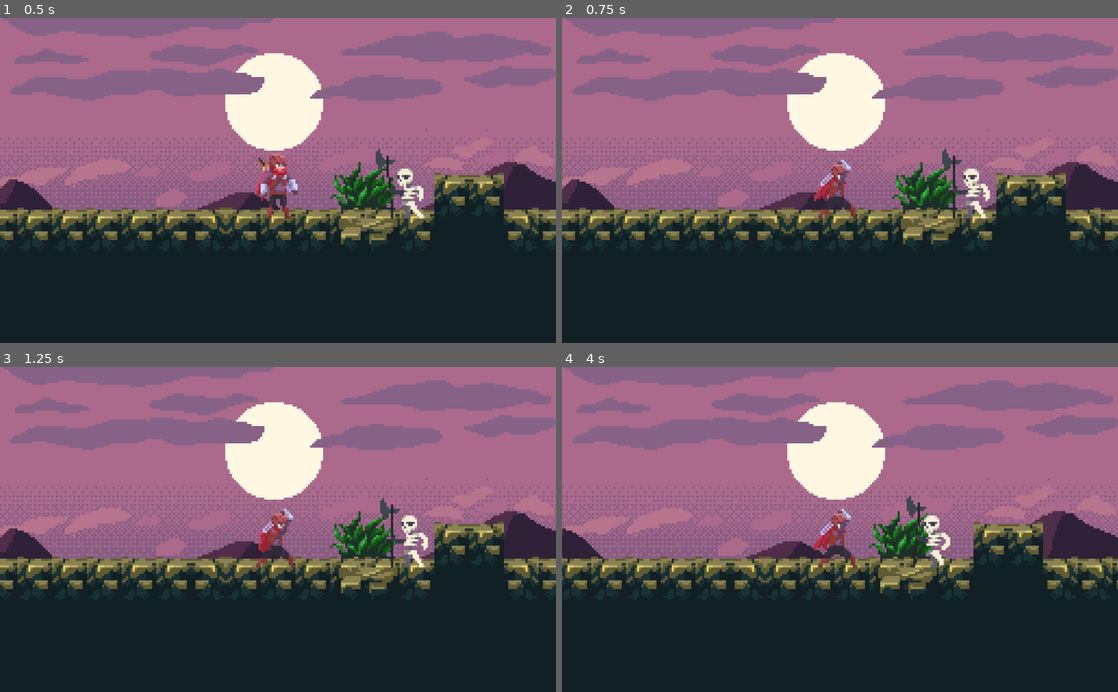
Above: before the commit, frames 1-4 (two rows, left to right).
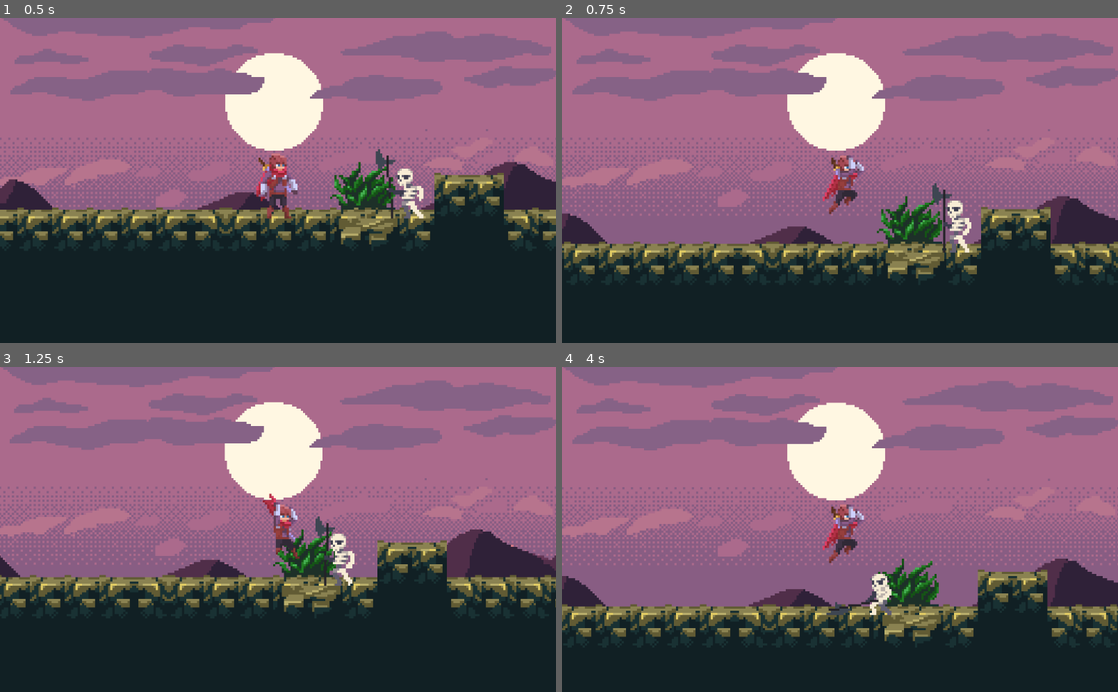
Above: after the commit, the same moments.

Repository: emanu-dev/godot-platform-prototype
Game: Godot game, scene res://Sandbox.tscn
The game is run twice, just before and just after one commit, with the same random seed, the same clock (stepped at 60 frames per second) and the same inputs.
Inputs:
- Up to frame 1 (0.5 s): no input
- Up to frame 2 (0.75 s): tap Enter (ui_accept) at 0.5 s; hold Right (ui_right) from 0.53 s (still down); hold Space (ui_select) from 0.53 s (still down)
- Up to frame 3 (1.25 s): keep holding Right (ui_right); keep holding Space (ui_select); tap Enter (ui_accept) at 0.77, 1.07 s; tap Z (attack, bound only after the commit) at 0.8 s
- Up to frame 4 (4 s): release Space (ui_select) at 1.28 s; tap Z (attack, bound only after the commit) at 1.35, 3.05 s; tap Enter (ui_accept) at 1.52, 1.55, 1.82, 3.02, 3.32, 3.77, 3.8 s; release Right (ui_right) at 2.03 s; hold Left (ui_left) 2.03-2.78 s; hold Enter (ui_accept) 2.03-2.78 s; tap Space (ui_select) at 2.3, 2.85 s; hold Right (ui_right) from 2.78 s (still down); hold Z (attack, bound only after the commit) from 3.53 s (still down)

Frame 1 is identical in both runs. In frame 2, 20% of the frame differs, in the area x 0-100%, y 40-81%; in frame 3, 17%; in frame 4, 26%, in the area x 0-100%, y 0-85%.

Commit message:
Add GameController and Improve Character class

Diff:
--- a/Classes/Character.gd
+++ b/Classes/Character.gd
@@ -5,11 +5,20 @@
 
 const UP = Vector2(0, -1)
 const GRAVITY = 16
+const DIRECTION_RIGHT = 1
+const DIRECTION_LEFT = -1
 
 var motion = Vector2()
+var direction = Vector2(DIRECTION_RIGHT, 1)
 var gravityModifier = 1 setget set_gravity_modifier, get_gravity_modifier
 var health = 100
 
+func set_direction(hor_direction):
+    if hor_direction == 0:
+        hor_direction = DIRECTION_RIGHT # default to right if param is 0
+    var hor_dir_mod = hor_direction / abs(hor_direction) # get unit direction
+    apply_scale(Vector2(hor_dir_mod * direction.x, 1)) # flip
+    direction = Vector2(hor_dir_mod, direction.y) # update direction
 
 func set_animator(node):
 	animator = node
--- a/EnemySkeleton.tscn
+++ b/EnemySkeleton.tscn
@@ -19,6 +19,18 @@
 "transitions": PoolRealArray( 1, 1, 1, 1, 1, 1, 1, 1, 1, 1, 1, 1, 1, 1, 1, 1, 1, 1 ),
 "update": 1,
 "values": [ 0, 1, 2, 3, 4, 5, 6, 7, 8, 9, 10, 11, 12, 13, 14, 15, 16, 17 ]
+}
+tracks/1/type = "value"
+tracks/1/path = NodePath("../HitArea/MeleeHitBox:disabled")
+tracks/1/interp = 1
+tracks/1/loop_wrap = true
+tracks/1/imported = false
+tracks/1/enabled = true
+tracks/1/keys = {
+"times": PoolRealArray( 0.6, 0.7, 1.3, 1.4 ),
+"transitions": PoolRealArray( 1, 1, 1, 1 ),
+"update": 1,
+"values": [ true, false, false, true ]
 }
 
 [sub_resource type="Animation" id=2]
@@ -90,6 +102,9 @@
 [sub_resource type="RectangleShape2D" id=7]
 extents = Vector2( 20, 50 )
 
+[sub_resource type="RectangleShape2D" id=8]
+extents = Vector2( 51.99, 71.17 )
+
 [node name="EnemySkeleton" type="KinematicBody2D"]
 position = Vector2( 240, 36 )
 script = ExtResource( 1 )
@@ -101,12 +116,12 @@
 script = ExtResource( 3 )
 
 [node name="Sprite" type="Sprite" parent="."]
+editor/display_folded = true
 position = Vector2( -40, -40 )
 texture = ExtResource( 4 )
 flip_h = true
 vframes = 10
 hframes = 7
-frame = 19
 
 [node name="AnimationPlayer" type="AnimationPlayer" parent="Sprite"]
 anims/SkeletonAttack = SubResource( 1 )
@@ -126,8 +141,15 @@
 position = Vector2( 10, -16 )
 shape = SubResource( 7 )
 
+[node name="MeleeHitBox" type="CollisionShape2D" parent="HitArea"]
+position = Vector2( -82, -37 )
+shape = SubResource( 8 )
+disabled = true
+
 [node name="RayCast2D" type="RayCast2D" parent="."]
 position = Vector2( 0, -46 )
 enabled = true
 cast_to = Vector2( -192, 0 )
+
+[node name="Timer" type="Timer" parent="."]
 [connection signal="animation_finished" from="Sprite/AnimationPlayer" to="Signals" method="_on_AnimationPlayer_animation_finished"]
--- a/EnemyStates.gd
+++ b/EnemyStates.gd
@@ -14,13 +14,13 @@
 	call_deferred("set_state", states.idle)
 
 func _state_logic(delta):
-	print(state)
+	# print(state)
 	motion.x = 0
 	#Move this to parent
 	if [states.idle, states.walk].has(state):
 		if parent.rayCast.is_colliding():
 			distance = parent.rayCast.get_collider().position.x - parent.position.x
-			print ("player in sight at ", distance)
+			# print ("player in sight at ", distance)
 			motion.x = parent.speed * sign(distance)
 			motion = parent.move_and_slide(motion, Vector2(0, -1))
 
--- /dev/null
+++ b/GameController.gd
@@ -0,0 +1,12 @@
+extends Node
+
+func _process(delta):
+	if Input.is_action_pressed("restart"):
+		restart_game()
+
+
+func restart_game():
+	get_tree().reload_current_scene()
+
+func _on_Player_player_dead():
+	restart_game()
--- /dev/null
+++ b/GameController.tscn
@@ -0,0 +1,6 @@
+[gd_scene load_steps=2 format=2]
+
+[ext_resource path="res://GameController.gd" type="Script" id=1]
+
+[node name="GameController" type="Node"]
+script = ExtResource( 1 )
--- a/Player.tscn
+++ b/Player.tscn
@@ -180,7 +180,6 @@
 texture = ExtResource( 4 )
 vframes = 16
 hframes = 7
-frame = 64
 
 [node name="playerAnimator" type="AnimationPlayer" parent="Sprite"]
 anims/Attack = SubResource( 1 )
--- a/PlayerBehavior.gd
+++ b/PlayerBehavior.gd
@@ -1,4 +1,5 @@
 extends Character
+signal player_dead
 
 #OnreadyConst
 onready var attackArea = get_node("AttackArea/AttackCollision")
@@ -22,23 +23,25 @@
 	attackAreaPos = attackArea.position
 
 func _process(delta):
+	print(health)
+	if health <= 0:
+		emit_signal("player_dead")
 	pass
 
 ################ PUBLIC FUNCTIONS #######################
-
 
 func handle_jump():
 	if is_on_floor():
 		set_gravity_modifier(1)
 
-		if Input.is_action_just_pressed("ui_select"):
+		if Input.is_action_just_pressed("jump"):
 			motion.y = JUMP_HEIGHT
 	else:
 		# Multiply fall speed for a better jump
 		if motion.y > 0:
 			set_gravity_modifier(FALL_MULTIPLIER)
 		# Multiply jump speed for a pressure sensitive jump
-		elif motion.y < 0 && !Input.is_action_pressed("ui_select"):
+		elif motion.y < 0 && !Input.is_action_pressed("jump"):
 			set_gravity_modifier(JUMP_MULTIPLIER)
 
 func handle_move():
@@ -48,13 +51,9 @@
 		motion.x = (SPEED * AIR_MOVEMENT) * _input_horizontal()
 
 func flip_sprite():
-	#Flip sprite according to direction
-	if motion.x < 0:
-		$Sprite.flip_h = true
-		attackArea.position.x = attackAreaPos.x *-1
-	elif motion.x > 0:
-		$Sprite.flip_h = false
-		attackArea.position.x = attackAreaPos.x
+	if _input_horizontal() != 0:
+		set_direction(_input_horizontal())
+	pass
 
 func damage_by_enemy(body):
 	if body.has_method("_inflict_damage"):
@@ -63,6 +62,15 @@
 		_dmg_knock_back(body.position)
 		_set_damage_box_disabled(true)
 		apply_motion()
+
+func began_attack():
+	return Input.is_action_pressed("attack")
+
+func duck():
+	return Input.is_action_pressed("ui_down")
+
+func stand_up():
+	return Input.is_action_just_released("ui_down")
 
 ################ PRIVATE FUNCTIONS #######################
 func _set_damage(dmg):
--- a/PlayerStates.gd
+++ b/PlayerStates.gd
@@ -41,15 +41,15 @@
 		states.idle, states.walk:
 			if parent.touchEnemy == true:
 				return states.hurt
-			if !parent.is_on_floor(): #Player is on the floor
+			if !parent.is_on_floor(): #Player is airborne
 				if parent.motion.y < 0:
 					return states.jump
 				if parent.motion.y >= 0:
 					return states.fall
-			else: #Player is airborne
-				if Input.is_action_pressed("ui_accept"):
+			else: #Player is on the floor
+				if parent.began_attack():
 					return states.attack
-				elif Input.is_action_pressed("ui_down"):
+				elif parent.duck():
 					return states.duck
 				elif parent.motion.x != 0:
 					return states.walk
@@ -64,9 +64,9 @@
 				if parent.motion.y >= 0:
 					return states.fall
 			else:
-				if Input.is_action_pressed("ui_accept"):
+				if parent.began_attack():
 					return states.attack
-				elif Input.is_action_pressed("ui_down"):
+				elif parent.duck():
 					return states.duck
 				elif parent.motion.x != 0:
 					return states.walk
@@ -90,7 +90,7 @@
 		states.duck:
 			if parent.touchEnemy == true:
 				return states.hurt
-			if Input.is_action_just_released("ui_down"):
+			if parent.stand_up():
 				return states.idle
 		states.attack:
 			if parent.touchEnemy == true:
--- a/Sandbox.tscn
+++ b/Sandbox.tscn
@@ -1,9 +1,10 @@
-[gd_scene load_steps=11 format=2]
+[gd_scene load_steps=12 format=2]
 
 [ext_resource path="res://TileSets/magic-cliffs/tileset.png" type="Texture" id=1]
 [ext_resource path="res://ParalaxBackground.tscn" type="PackedScene" id=2]
 [ext_resource path="res://Player.tscn" type="PackedScene" id=3]
 [ext_resource path="res://EnemySkeleton.tscn" type="PackedScene" id=4]
+[ext_resource path="res://GameController.tscn" type="PackedScene" id=5]
 
 [sub_resource type="ConvexPolygonShape2D" id=1]
 points = PoolVector2Array( 0, 0, 64, 0, 64, 64, 0, 64 )
@@ -114,3 +115,6 @@
 
 [node name="EnemySkeleton" parent="." instance=ExtResource( 4 )]
 position = Vector2( 240, 62 )
+
+[node name="GameController" parent="." instance=ExtResource( 5 )]
+[connection signal="player_dead" from="Player" to="GameController" method="_on_Player_player_dead"]
--- a/project.godot
+++ b/project.godot
@@ -34,9 +34,29 @@
 
 ui_accept={
 "deadzone": 0.5,
-"events": [ Object(InputEventKey,"resource_local_to_scene":false,"resource_name":"","device":0,"alt":false,"shift":false,"control":false,"meta":false,"command":false,"pressed":false,"scancode":16777221,"unicode":0,"echo":false,"script":null)
-, Object(InputEventKey,"resource_local_to_scene":false,"resource_name":"","device":0,"alt":false,"shift":false,"control":false,"meta":false,"command":false,"pressed":false,"scancode":16777222,"unicode":0,"echo":false,"script":null)
-, Object(InputEventJoypadButton,"resource_local_to_scene":false,"resource_name":"","device":0,"button_index":0,"pressure":0.0,"pressed":false,"script":null)
+"events": [ Object(InputEventJoypadButton,"resource_local_to_scene":false,"resource_name":"","device":0,"button_index":0,"pressure":0.0,"pressed":false,"script":null)
+, Object(InputEventKey,"resource_local_to_scene":false,"resource_name":"","device":0,"alt":false,"shift":false,"control":false,"meta":false,"command":false,"pressed":false,"scancode":16777221,"unicode":0,"echo":false,"script":null)
+ ]
+}
+ui_select={
+"deadzone": 0.5,
+"events": [ Object(InputEventJoypadButton,"resource_local_to_scene":false,"resource_name":"","device":0,"button_index":3,"pressure":0.0,"pressed":false,"script":null)
+, Object(InputEventKey,"resource_local_to_scene":false,"resource_name":"","device":0,"alt":false,"shift":false,"control":false,"meta":false,"command":false,"pressed":false,"scancode":32,"unicode":0,"echo":false,"script":null)
+ ]
+}
+jump={
+"deadzone": 0.5,
+"events": [ Object(InputEventKey,"resource_local_to_scene":false,"resource_name":"","device":0,"alt":false,"shift":false,"control":false,"meta":false,"command":false,"pressed":false,"scancode":32,"unicode":0,"echo":false,"script":null)
+ ]
+}
+attack={
+"deadzone": 0.5,
+"events": [ Object(InputEventKey,"resource_local_to_scene":false,"resource_name":"","device":0,"alt":false,"shift":false,"control":false,"meta":false,"command":false,"pressed":false,"scancode":90,"unicode":0,"echo":false,"script":null)
+ ]
+}
+restart={
+"deadzone": 0.5,
+"events": [ Object(InputEventKey,"resource_local_to_scene":false,"resource_name":"","device":0,"alt":false,"shift":false,"control":false,"meta":false,"command":false,"pressed":false,"scancode":82,"unicode":0,"echo":false,"script":null)
  ]
 }
 
Not shown: 1 places in EnemySkeleton.tscn that only renumber resources
Not shown: 1 places in Player.tscn that only renumber resources
